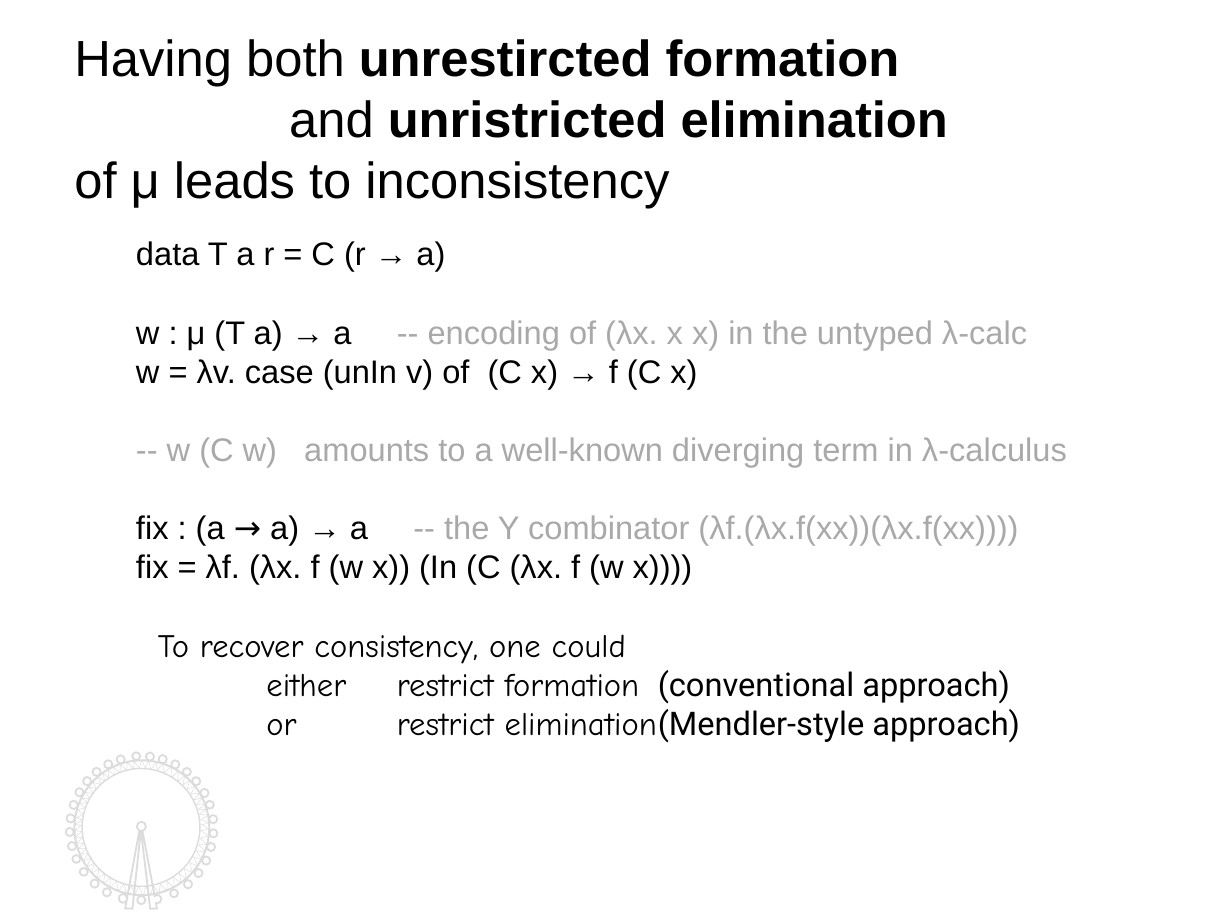
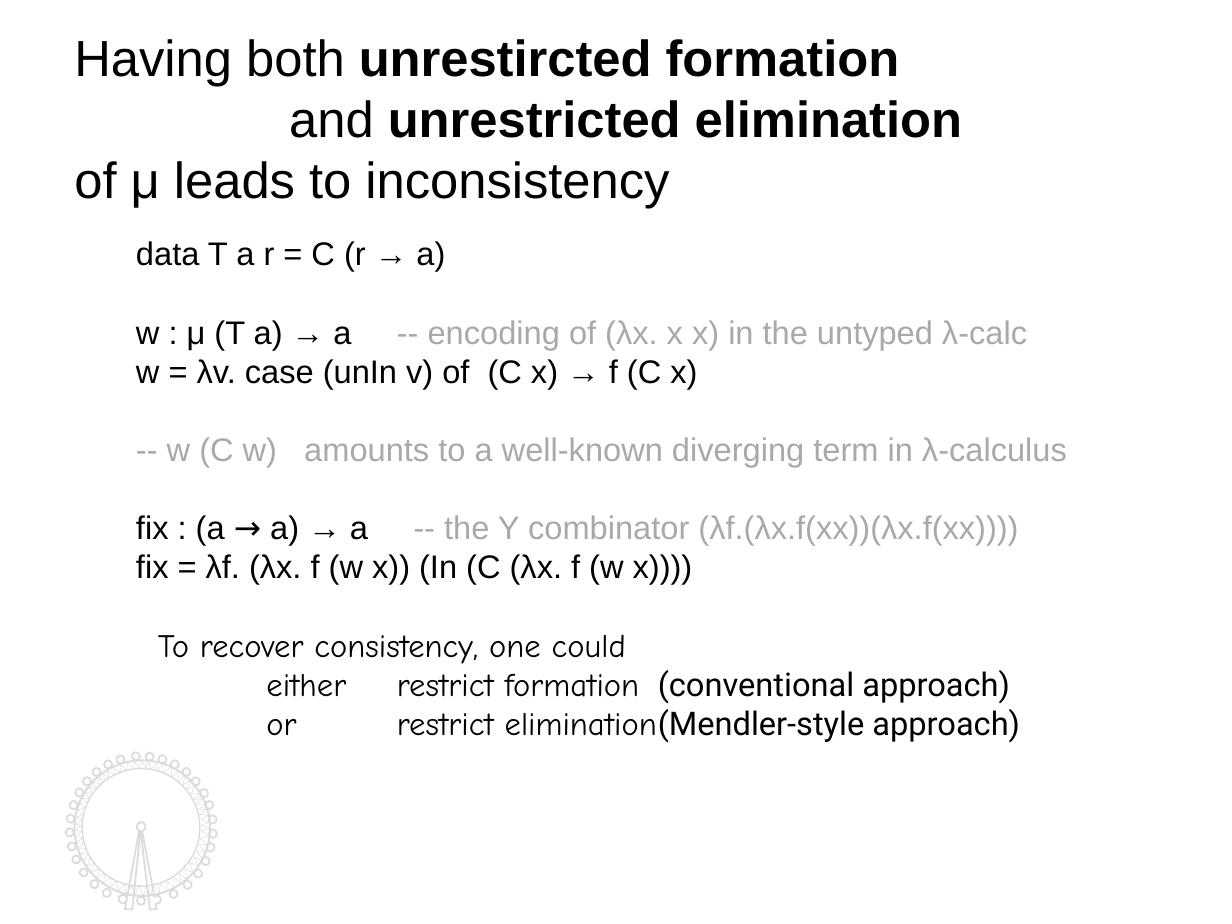
Before and after one commit to kyagrd/naxPapers, a slide deck: slide 4 of draft/TYPES13/ppt/myslide.odp. Drawn at 1232x924 pixels with LibreOffice and Linux fonts; fonts in the diff are those of the drawing. Boxes give left, top, right and bottom in pixels: in the first picture for what was removed or moved away, otherwise in the second. Text is boxed around its words. In the diff, an @@ line names an element or a change of style, - is before the commit and + after.

```diff
--- a/draft/TYPES13/ppt/myslide.odp
+++ b/draft/TYPES13/ppt/myslide.odp
@@ text at <box>289,100,962,138</box>: text changed @@
-and unristricted elimination
+and unrestricted elimination
```
Also in this commit, not shown: 16 other slides changed, 1 other file.
